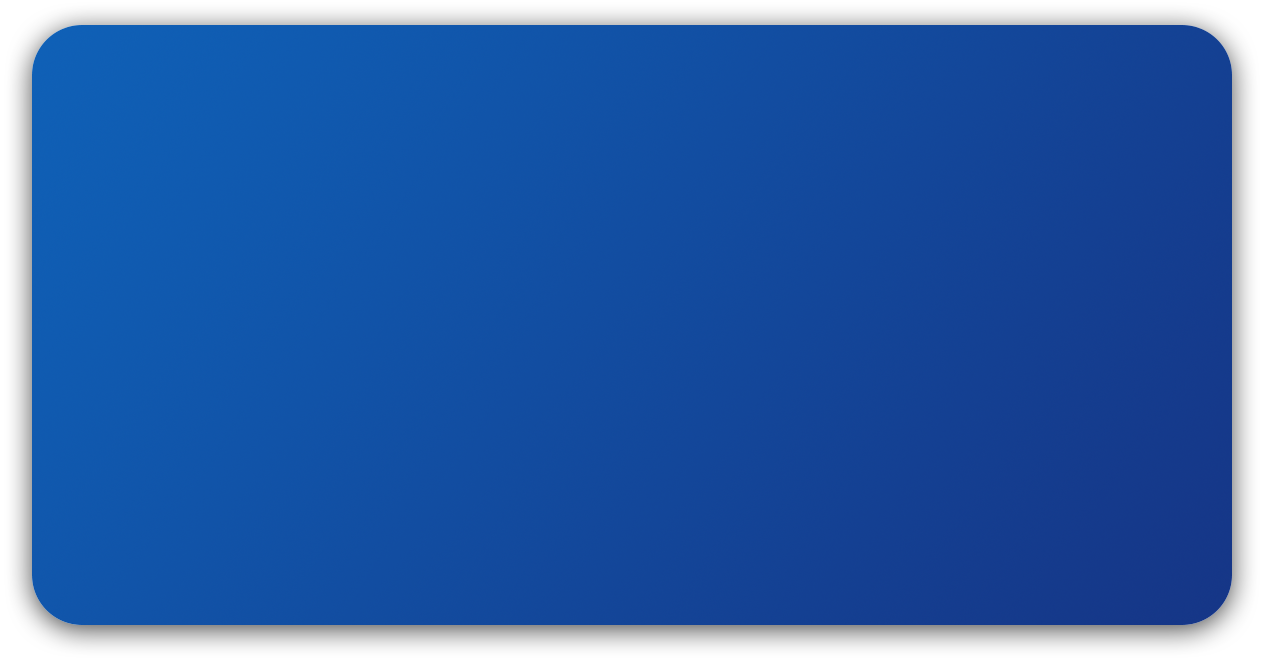
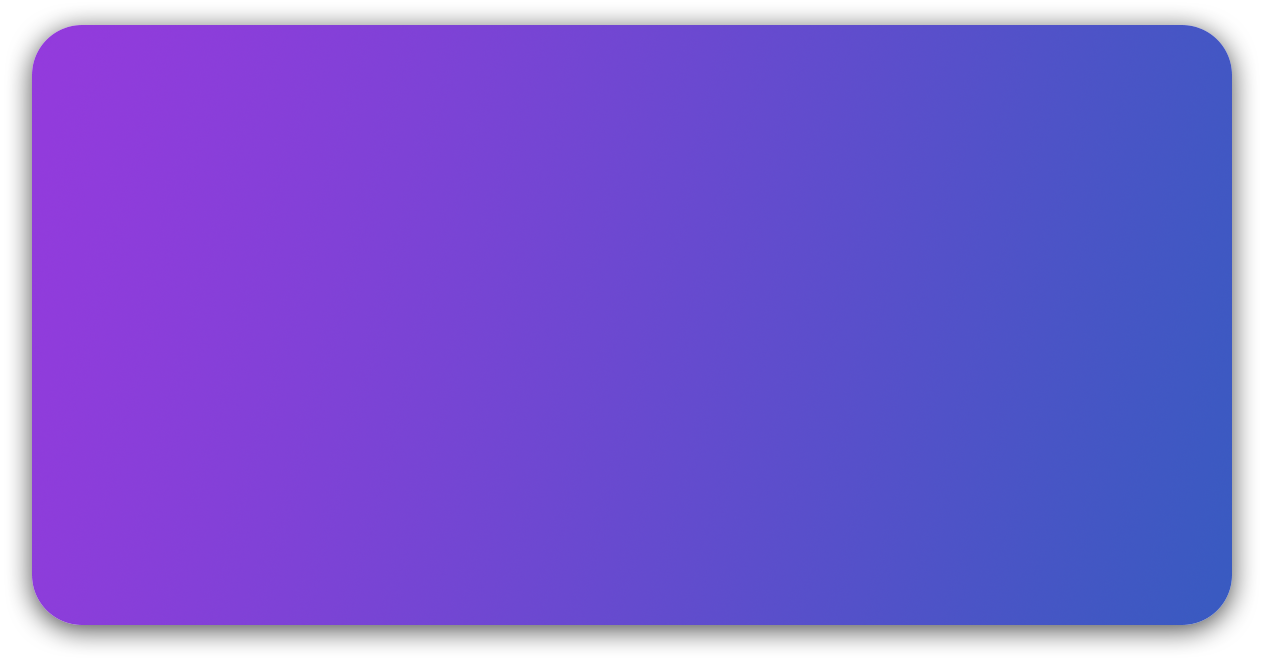
Comparing the layer stacks of the two 1263 × 660 images. Changes:
painted on "DrawBase" over [32, 25, 1232, 625]
